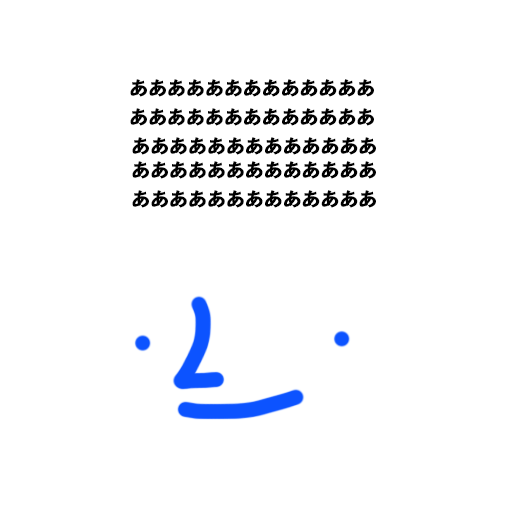
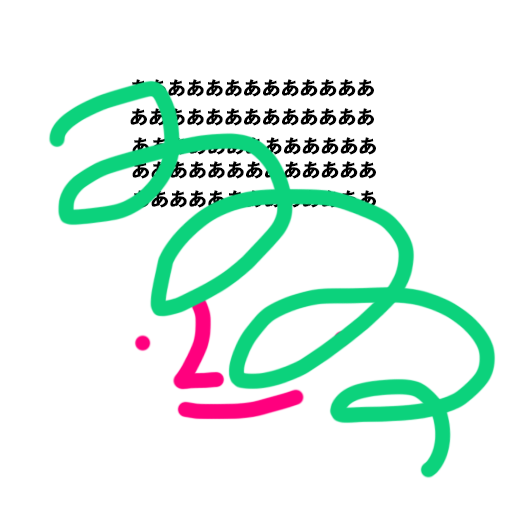
Revision of a layered 512 x 512 image; what changed, layer by layer:
added layer "レイヤー 2" above "レイヤー 1" over [48, 80, 496, 479]
